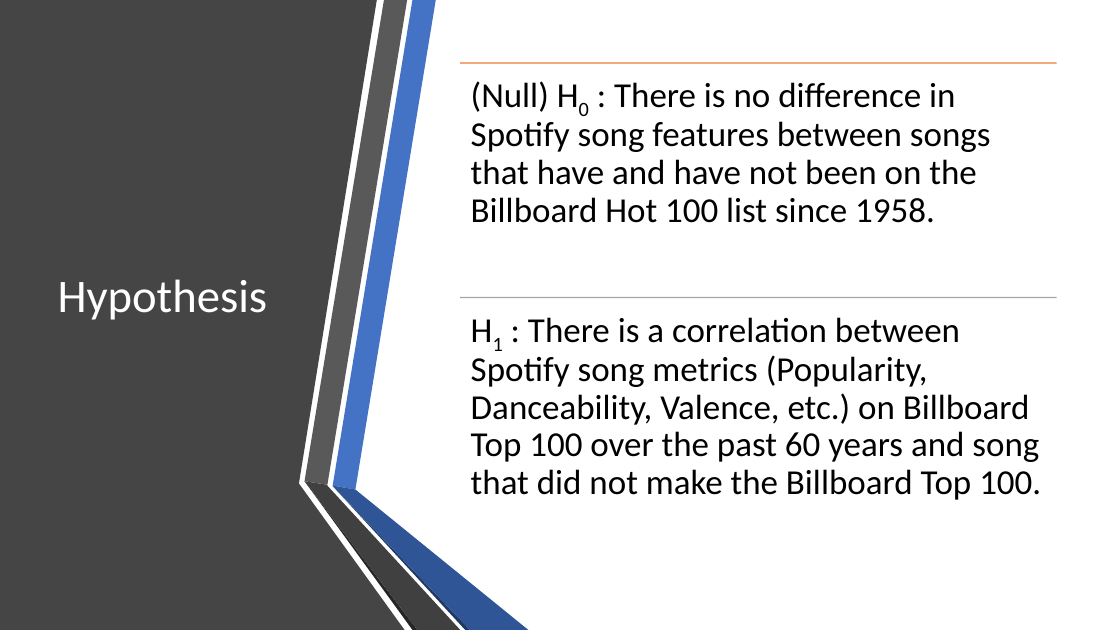
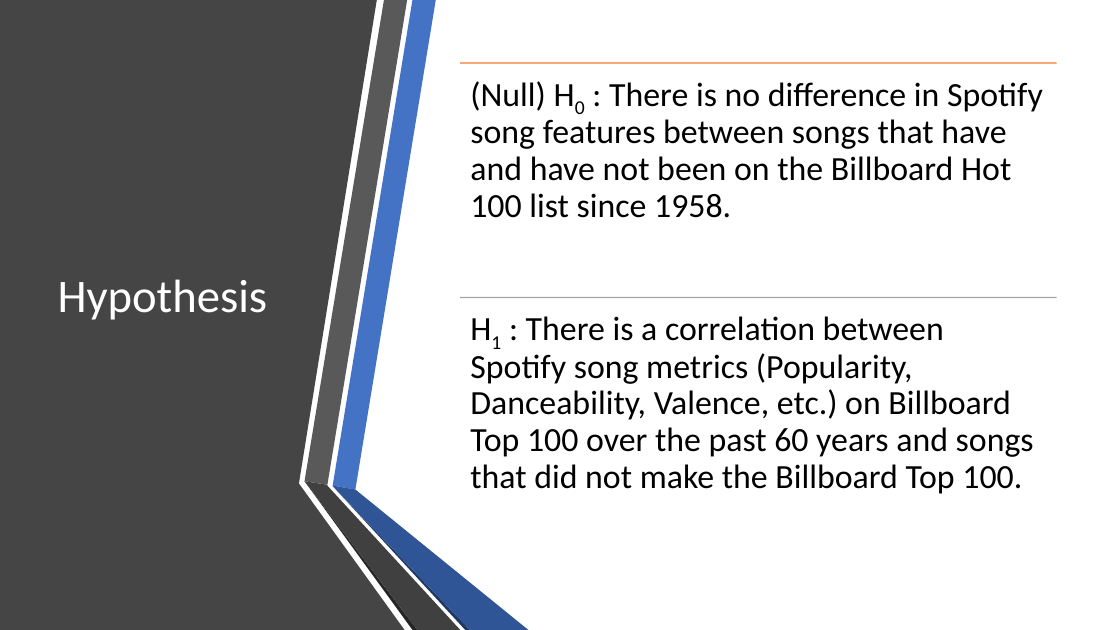
Before and after one commit to wwenash/New_improved_repo, a slide deck: slide 4 of Spotify Presentation.pptx (slide 2 before the commit). Drawn at 1120x630 pixels with LibreOffice and Linux fonts; fonts in the diff are those of the drawing. Boxes give left, top, right and bottom in pixels: in the first picture for what was removed or moved away, otherwise in the second. Text is boxed around its words. In the diff, an @@ line names an element or a change of style, - is before the commit and + after.

```diff
--- a/Spotify Presentation.pptx
+++ b/Spotify Presentation.pptx
@@ text "(Null) H0 : There is ..." at box(470, 81, 1043, 218): size 30 to 29 pt @@
@@ text at box(470, 316, 1034, 494): text changed; size 30 to 29 pt @@
-H1 : There is a correlation between Spotify song metrics (Popularity, Danceability, Valence, etc.) on Billboard Top 100 over the past 60 years and song that did not make the Billboard Top 100.
+H1 : There is a correlation between Spotify song metrics (Popularity, Danceability, Valence, etc.) on Billboard Top 100 over the past 60 years and songs that did not make the Billboard Top 100.
```
Also in this commit, not shown: 5 other slides changed, 2 slides added.
